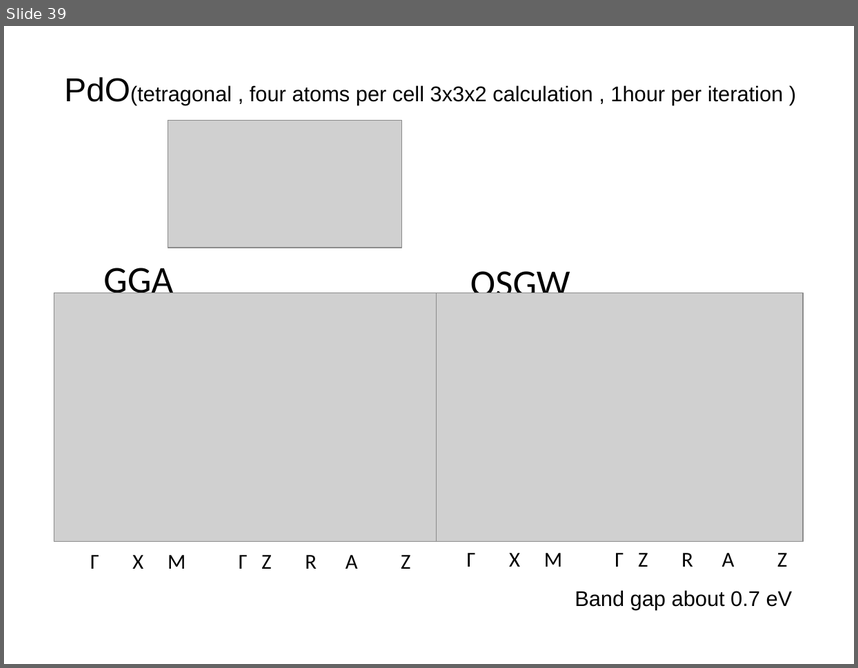
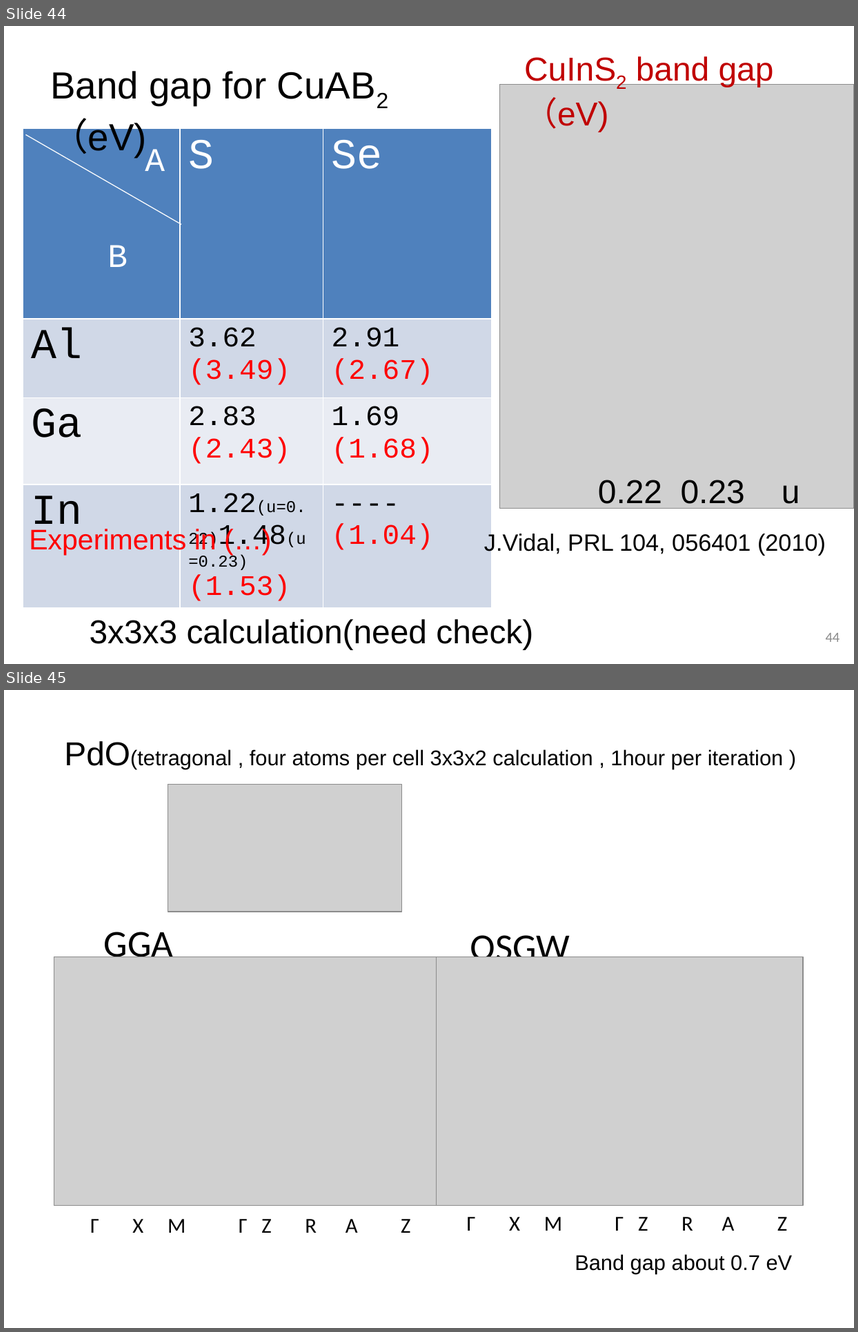
Before and after one commit to tkotani/ecalj, a slide deck: Document/cmdworkshop.pptx. Shown one above the other, each under a label of ours: slide 39 before the commit, slides 44 and 45 after it. The pictures are 858x668 and 858x1332 pixels, drawn with LibreOffice and Linux fonts; fonts in the diff are those of the drawing; grey boxes stand for pictures. Boxes give left, top, right and bottom in pixels: in the first picture for what was removed or moved away, otherwise in the second. Text is boxed around its words. In the diff, an @@ line names an element or a change of style, - is before the commit and + after.

```diff
--- a/Document/cmdworkshop.pptx
+++ b/Document/cmdworkshop.pptx
@@ slide 44 added at box(4, 26, 854, 664), background #FFFFFF @@
@@ text added at box(524, 56, 774, 132), 28 pt, text #C00000 @@
+CuInS2 band gap（eV)
@@ text added at box(50, 71, 267, 160), 32 pt, text #000000 @@
+Band gap for CuAB2 （eV)
@@ picture added at box(499, 84, 854, 508) @@
@@ table added at box(23, 129, 491, 604), 4 rows, 3 columns @@
+A B | S | Se
+Al | 3.62 / (3.49) | 2.91 / (2.67)
+Ga | 2.83 / (2.43) | 1.69 / (1.68)
+In | 1.22(u=0.22)1.48(u=0.23) / (1.53) | ---- / (1.04)
@@ line added from (26, 135) to (181, 224), #FFFFFF 0.75 pt @@
@@ text added at box(598, 479, 800, 509), 28 pt, text #000000 @@
+0.22 0.23 u
@@ text added at box(29, 527, 217, 555), 24 pt, text #FF0000 @@
+Experiments in (…)
@@ text added at box(484, 531, 826, 555), 20 pt, text #000000 @@
+J.Vidal, PRL 104, 056401 (2010)
@@ text added at box(90, 619, 533, 649), 28 pt, text #000000 @@
+3x3x3 calculation(need check)
@@ page number added at box(826, 633, 840, 641), 12 pt, text #8C8C8C @@
+44
@@ what was slide 39 is now slide 45 @@
```
Also in this commit, not shown: 6 other slides added, 1 slide removed, 3 other files.
